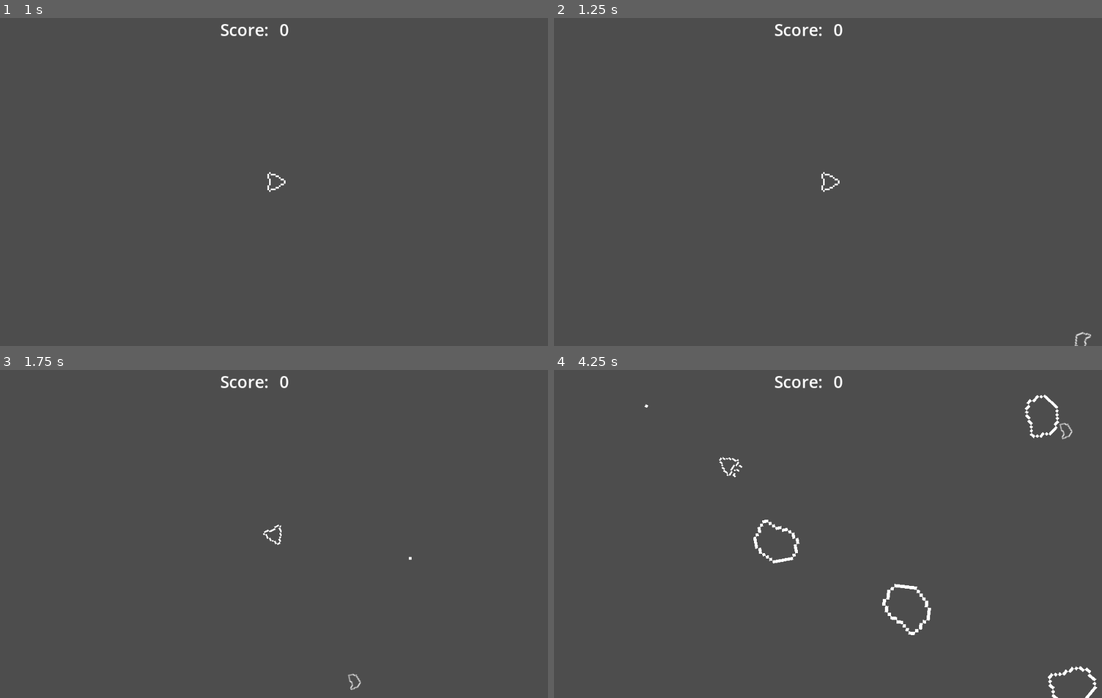
Above: before the commit, frames 1-4 (two rows, left to right).
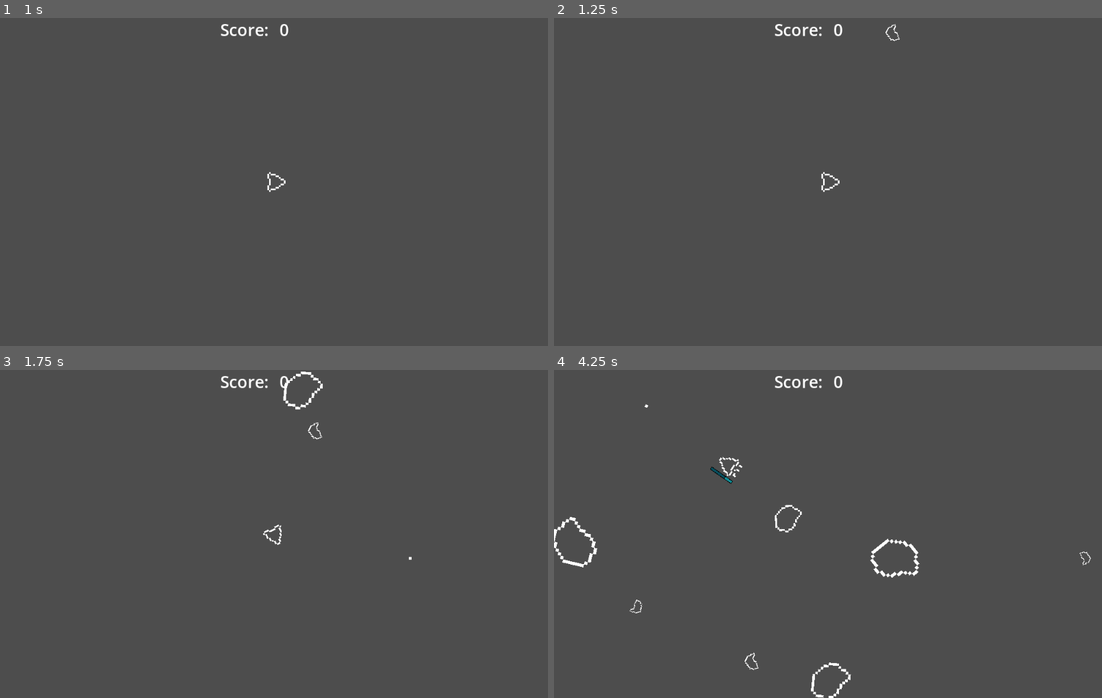
Above: after the commit, the same moments.

Repository: pozbliz/godot_asteroids
Game: Godot game, scene res://main/main.tscn
The game is run twice, just before and just after one commit, with the same random seed, the same clock (stepped at 60 frames per second) and the same inputs.
Inputs (mouse positions are in pixels of both pictures, inside the frame that each line leads up to):
- Up to frame 1 (1 s): click "Start Game" at 0.5 s
- Up to frame 2 (1.25 s): no input
- Up to frame 3 (1.75 s): move the mouse to (394, 517) at 1.27 s; hold Right (turn_right) from 1.28 s (still down); tap Space (shoot) at 1.35 s; click (394, 517) at 1.42 s
- Up to frame 4 (4.25 s): move the mouse to (718, 550) at 2.02 s; release Right (turn_right) at 2.03 s; hold Down (ui_down) 2.03-2.78 s; tap Space (shoot) at 2.1, 2.85, 3.6 s; move the mouse to (882, 461) at 2.77 s; hold Right (turn_right) 2.78-3.53 s; move the mouse to (800, 599) at 3.52 s; hold Up (move_forward) from 3.53 s (still down); click (800, 599) at 3.67 s

Frame 1 is identical in both runs. In frame 2, less than 0.1% of the frame differs, in the area x 60-99%, y 1-100%; in frame 3, 0.2%; in frame 4, 1.6%, in the area x 0-100%, y 7-100%.

Commit message:
refactor: use only one configurable asteroids scene using resource

Diff:
--- a/scripts/asteroid.gd
+++ b/asteroids/asteroid.gd
@@ -6,6 +6,7 @@
 @export var size: float = 1.0
 @export var points: int = 1
 @export var damage: int = 1
+@export var texture: Texture2D
 
 var direction: Vector2 = Vector2.ZERO
 var is_hit: bool = false
@@ -13,6 +14,8 @@
 var spawn_immunity_time: float = 0.1
 var time_since_spawn: float = 0.0
 
+@onready var sprite: Sprite2D = $Sprite2D
+@onready var collision: CollisionShape2D = $Area2D/CollisionShape2D
 
 signal player_hit
 signal asteroid_hit
@@ -20,17 +23,36 @@
 
 func _ready() -> void:
 	process_mode = Node.PROCESS_MODE_PAUSABLE
+
+	sprite.texture = texture
+	rescale(size)
+
 	$Area2D.body_entered.connect(_on_asteroid_body_entered)
 	$Area2D.area_entered.connect(_on_asteroid_area_entered)
 	$VisibleOnScreenNotifier2D.screen_exited.connect(_on_screen_exited)
 
 	add_to_group("asteroids")
 
-func setup(dir: Vector2, speed: float = -1.0) -> void:
+func setup(
+		texture: Texture2D,
+		size: float,
+		points_value: int,
+		damage_value: int,
+		dir: Vector2,
+		speed: float = default_speed
+	) -> void:
+
+	# Initialize visuals
+	sprite.texture = texture
+	rescale(size)
+
+	# Assign gameplay values
+	points = points_value
+	damage = damage_value
+
+	# Movement
 	direction = dir.normalized()
-	var final_speed = speed if speed > 0 else default_speed
-	var speed_variation = randf_range(0.75, 1.25)
-	velocity = direction * final_speed * speed_variation
+	velocity = direction * speed * randf_range(0.75, 1.25)
 	rotation = direction.angle()
 
 func _process(delta: float) -> void:
@@ -38,8 +60,7 @@
 	time_since_spawn += delta
 
 func rescale(size_value: float):
-	size = size_value
-	scale = Vector2(size, size)
+	scale = Vector2(size_value, size_value)
 
 func _on_asteroid_body_entered(body):
 	if body is Player:
--- /dev/null
+++ b/asteroids/asteroid_big.tres
@@ -0,0 +1,13 @@
+[gd_resource type="Resource" script_class="AsteroidConfig" load_steps=3 format=3 uid="uid://rq0lkvchorae"]
+
+[ext_resource type="Script" uid="uid://wtwwg02j72js" path="res://asteroids/asteroid_config.gd" id="1_xk8f4"]
+[ext_resource type="Texture2D" uid="uid://cdwm03r1h61hs" path="res://art/sprites/asteroid_big.png" id="2_nm7ys"]
+
+[resource]
+script = ExtResource("1_xk8f4")
+texture = ExtResource("2_nm7ys")
+size_range = Vector2(3, 6)
+points = 2
+damage = 1
+speed = 200.0
+metadata/_custom_type_script = "uid://wtwwg02j72js"
--- /dev/null
+++ b/asteroids/asteroid_config.gd
@@ -0,0 +1,9 @@
+# asteroid_config.gd
+extends Resource
+class_name AsteroidConfig
+
+@export var texture: Texture2D
+@export var size_range: Vector2 = Vector2(1.0, 2.0)
+@export var points: int = 1
+@export var damage: int = 1
+@export var speed: float = 200.0
--- /dev/null
+++ b/asteroids/asteroid_small.tres
@@ -0,0 +1,13 @@
+[gd_resource type="Resource" script_class="AsteroidConfig" load_steps=3 format=3 uid="uid://cy4yseypumbon"]
+
+[ext_resource type="Script" uid="uid://wtwwg02j72js" path="res://asteroids/asteroid_config.gd" id="1_wt4g6"]
+[ext_resource type="Texture2D" uid="uid://71b470bo87r6" path="res://art/sprites/asteroid_small.png" id="2_lwe64"]
+
+[resource]
+script = ExtResource("1_wt4g6")
+texture = ExtResource("2_lwe64")
+size_range = Vector2(1.5, 2.5)
+points = 1
+damage = 1
+speed = 200.0
+metadata/_custom_type_script = "uid://wtwwg02j72js"
--- a/main/main.gd
+++ b/main/main.gd
@@ -2,7 +2,8 @@
 
 
 @export var asteroid_scene: PackedScene
-@export var asteroid_small_scene: PackedScene
+@export var big_asteroid_config: AsteroidConfig
+@export var small_asteroid_config: AsteroidConfig
 
 
 var score: int = 0
@@ -49,40 +50,31 @@
 	$Audio/AudioGameplay.play()
 
 func _on_asteroid_timer_timeout():
-	var asteroid: Asteroid
-	if randf() < 0.5:
-		asteroid = create_asteroid()
-	else:
-		asteroid = create_small_asteroid()
-	var asteroid_spawn_location = $AsteroidPath/AsteroidSpawnLocation
-	asteroid_spawn_location.progress_ratio = randf()
-	asteroid.position = asteroid_spawn_location.position
+	var is_big = randf() < 0.5
+	var config = big_asteroid_config if is_big else small_asteroid_config
+	spawn_asteroid(config)
 
-	var angle = asteroid_spawn_location.rotation + PI / 2 + randf_range(-PI / 4, PI / 4)
-	var dir = Vector2(cos(angle), sin(angle)).normalized()
-	asteroid.setup(dir)
+func spawn_asteroid(config: AsteroidConfig):
+	var asteroid: Asteroid = asteroid_scene.instantiate()
+	add_child(asteroid)
 
-func create_asteroid() -> Asteroid:
-	var asteroid = asteroid_scene.instantiate()
-	add_child(asteroid)
 	asteroid.player_hit.connect(_on_player_hit)
 	asteroid.asteroid_hit.connect(_on_asteroid_hit)
-	asteroid.rescale(randf_range(3.0, 6.0))
-	asteroid.points = 2
-	asteroid.damage = 1
+	var spawn_location = $AsteroidPath/AsteroidSpawnLocation
+	spawn_location.progress_ratio = randf()
+	asteroid.position = spawn_location.position
 
-	return asteroid
+	var angle = spawn_location.rotation + PI / 2 + randf_range(-PI / 4, PI / 4)
+	var dir = Vector2(cos(angle), sin(angle)).normalized()
 
-func create_small_asteroid() -> Asteroid:
-	var asteroid = asteroid_small_scene.instantiate()
-	add_child(asteroid)
-	asteroid.player_hit.connect(_on_player_hit)
-	asteroid.asteroid_hit.connect(_on_asteroid_hit)
-	asteroid.rescale(randf_range(1.5, 2.5))
-	asteroid.points = 1
-	asteroid.damage = 1
-
-	return asteroid
+	asteroid.setup(
+		config.texture,
+		randf_range(config.size_range.x, config.size_range.y),
+		config.points,
+		config.damage,
+		dir,
+		config.speed
+	)
 
 func _on_player_hit(damage: int):
 	$Player.take_damage(damage)
@@ -105,18 +97,20 @@
 		split_asteroid(position, direction)
 
 func split_asteroid(position: Vector2, direction: Vector2):
-	var angle_offset1 = randf_range(-PI / 6, PI / 6)
-	var angle_offset2 = randf_range(-PI / 6, PI / 6)
+	var angle_offsets = [randf_range(-PI / 6, PI / 6), randf_range(-PI / 6, PI / 6)]
 
-	var dir1 = direction.rotated(angle_offset1)
-	var dir2 = direction.rotated(angle_offset2)
+	for offset in angle_offsets:
+		var dir = direction.rotated(offset)
+		var asteroid: Asteroid = asteroid_scene.instantiate()
+		add_child(asteroid)
 
-	var asteroid1 = create_small_asteroid()
-	asteroid1.position = position
-	asteroid1.default_speed = 100
-	asteroid1.setup(dir1, asteroid1.default_speed)
-
-	var asteroid2 = create_small_asteroid()
-	asteroid2.position = position
-	asteroid2.default_speed = 100
-	asteroid2.setup(dir2, asteroid2.default_speed)
+		asteroid.player_hit.connect(_on_player_hit)
+		asteroid.position = position
+		asteroid.setup(
+			small_asteroid_config.texture,
+			randf_range(small_asteroid_config.size_range.x, small_asteroid_config.size_range.y),
+			small_asteroid_config.points,
+			small_asteroid_config.damage,
+			dir,
+			small_asteroid_config.speed / 2
+		)
--- a/main/main.tscn
+++ b/main/main.tscn
@@ -1,12 +1,13 @@
-[gd_scene load_steps=9 format=3 uid="uid://3ype7sdg6qmg"]
+[gd_scene load_steps=10 format=3 uid="uid://3ype7sdg6qmg"]
 
 [ext_resource type="Script" uid="uid://x6o647o2k51q" path="res://main/main.gd" id="1_53q0u"]
 [ext_resource type="PackedScene" uid="uid://c2os765h43jfg" path="res://player/player.tscn" id="2_3wy1v"]
 [ext_resource type="PackedScene" uid="uid://cbw12rosm8j2k" path="res://scenes/asteroid.tscn" id="2_4dugh"]
 [ext_resource type="PackedScene" uid="uid://dh0kc5ysas7xu" path="res://ui/ui.tscn" id="2_pjrb6"]
-[ext_resource type="PackedScene" uid="uid://deohgif4ljbbu" path="res://scenes/asteroid_small.tscn" id="3_67ri8"]
+[ext_resource type="Resource" uid="uid://rq0lkvchorae" path="res://asteroids/asteroid_big.tres" id="3_67ri8"]
 [ext_resource type="AudioStream" uid="uid://clct07bltt7ry" path="res://art/music/loading.wav" id="3_xwkvk"]
 [ext_resource type="AudioStream" uid="uid://8jxme72qogq7" path="res://art/music/meet-the-princess.wav" id="4_c651c"]
+[ext_resource type="Resource" uid="uid://cy4yseypumbon" path="res://asteroids/asteroid_small.tres" id="4_grrlh"]
 
 [sub_resource type="Curve2D" id="Curve2D_4dugh"]
 _data = {
@@ -17,7 +18,8 @@
 [node name="Main" type="Node"]
 script = ExtResource("1_53q0u")
 asteroid_scene = ExtResource("2_4dugh")
-asteroid_small_scene = ExtResource("3_67ri8")
+big_asteroid_config = ExtResource("3_67ri8")
+small_asteroid_config = ExtResource("4_grrlh")
 
 [node name="Player" parent="." instance=ExtResource("2_3wy1v")]
 
--- a/scenes/asteroid.tscn
+++ b/scenes/asteroid.tscn
@@ -1,10 +1,10 @@
 [gd_scene load_steps=4 format=3 uid="uid://cbw12rosm8j2k"]
 
-[ext_resource type="Script" uid="uid://d4g121c4gubhb" path="res://scripts/asteroid.gd" id="1_akfqu"]
+[ext_resource type="Script" uid="uid://d4g121c4gubhb" path="res://asteroids/asteroid.gd" id="1_akfqu"]
 [ext_resource type="Texture2D" uid="uid://cdwm03r1h61hs" path="res://art/sprites/asteroid_big.png" id="2_6mo6b"]
 
-[sub_resource type="CircleShape2D" id="CircleShape2D_0md28"]
-radius = 8.0
+[sub_resource type="CircleShape2D" id="CircleShape2D_6mo6b"]
+radius = 7.0
 
 [node name="AsteroidBig" type="Node2D"]
 script = ExtResource("1_akfqu")
@@ -16,6 +16,6 @@
 [node name="Area2D" type="Area2D" parent="."]
 
 [node name="CollisionShape2D" type="CollisionShape2D" parent="Area2D"]
-shape = SubResource("CircleShape2D_0md28")
+shape = SubResource("CircleShape2D_6mo6b")
 
 [node name="VisibleOnScreenNotifier2D" type="VisibleOnScreenNotifier2D" parent="."]
--- a/scenes/asteroid_small.tscn
+++ /dev/null
@@ -1,20 +0,0 @@
-[gd_scene load_steps=4 format=3 uid="uid://deohgif4ljbbu"]
-
-[ext_resource type="Texture2D" uid="uid://71b470bo87r6" path="res://art/sprites/asteroid_small.png" id="1_2rqvc"]
-[ext_resource type="Script" uid="uid://d4g121c4gubhb" path="res://scripts/asteroid.gd" id="1_sufu7"]
-
-[sub_resource type="CircleShape2D" id="CircleShape2D_sufu7"]
-radius = 7.0
-
-[node name="AsteroidSmall" type="Node2D"]
-script = ExtResource("1_sufu7")
-
-[node name="Sprite2D" type="Sprite2D" parent="."]
-texture = ExtResource("1_2rqvc")
-
-[node name="Area2D" type="Area2D" parent="."]
-
-[node name="CollisionShape2D" type="CollisionShape2D" parent="Area2D"]
-shape = SubResource("CircleShape2D_sufu7")
-
-[node name="VisibleOnScreenNotifier2D" type="VisibleOnScreenNotifier2D" parent="."]
Renamed: scripts/asteroid.gd.uid -> asteroids/asteroid.gd.uid
Not shown, added: asteroids/asteroid_config.gd.uid
